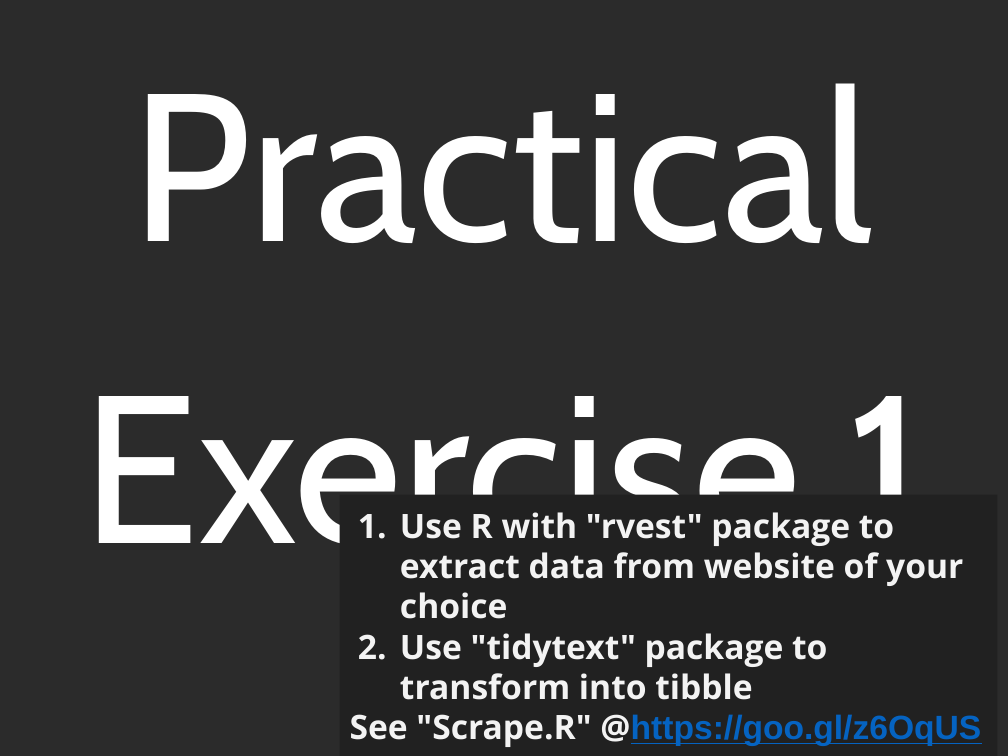
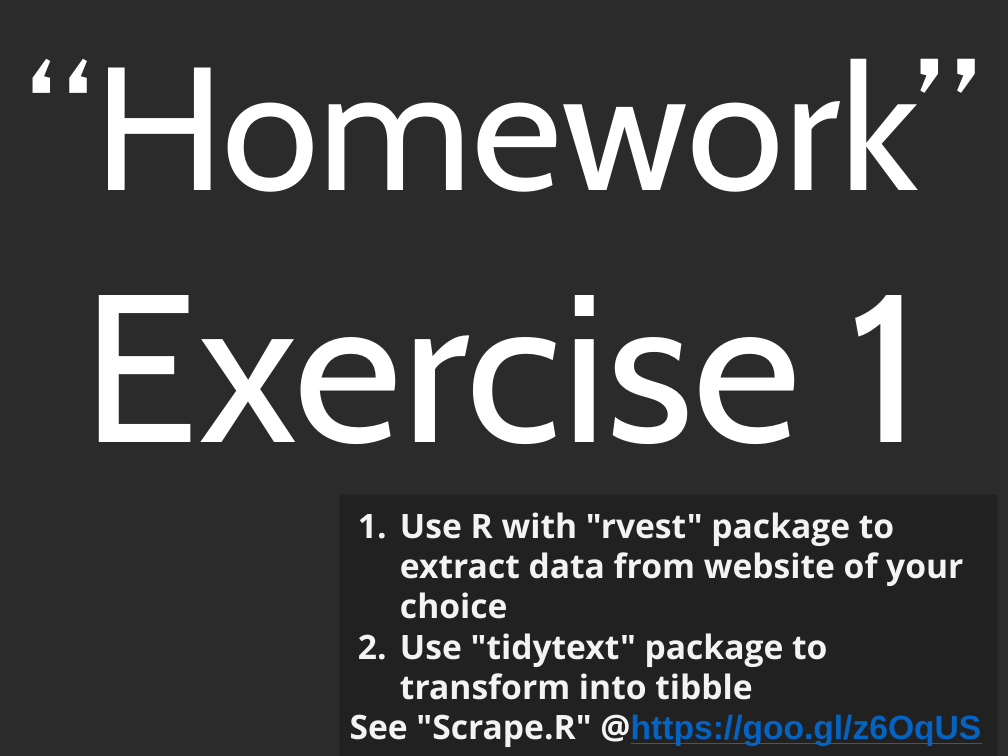
Before and after one commit to DreaJulca/streamvis-lecture, a slide deck: slide 17 of Visual Data Science.pptx. Drawn at 1008x756 pixels with LibreOffice and Linux fonts; fonts in the diff are those of the drawing; background and template pictures are left out; a plain dark background stands for a picture behind light text. Boxes give left, top, right and bottom in pixels: in the first picture for what was removed or moved away, otherwise in the second. Text is boxed around its words. In the diff, an @@ line names an element or a change of style, - is before the commit and + after.

```diff
--- a/Visual Data Science.pptx
+++ b/Visual Data Science.pptx
@@ text at <box>25,58,980,444</box>: text changed; size 150 to 125 pt @@
-Practical Exercise 1
+“Homework” Exercise 1
```
Also in this commit, not shown: 4 other slides changed, 1 other file.
